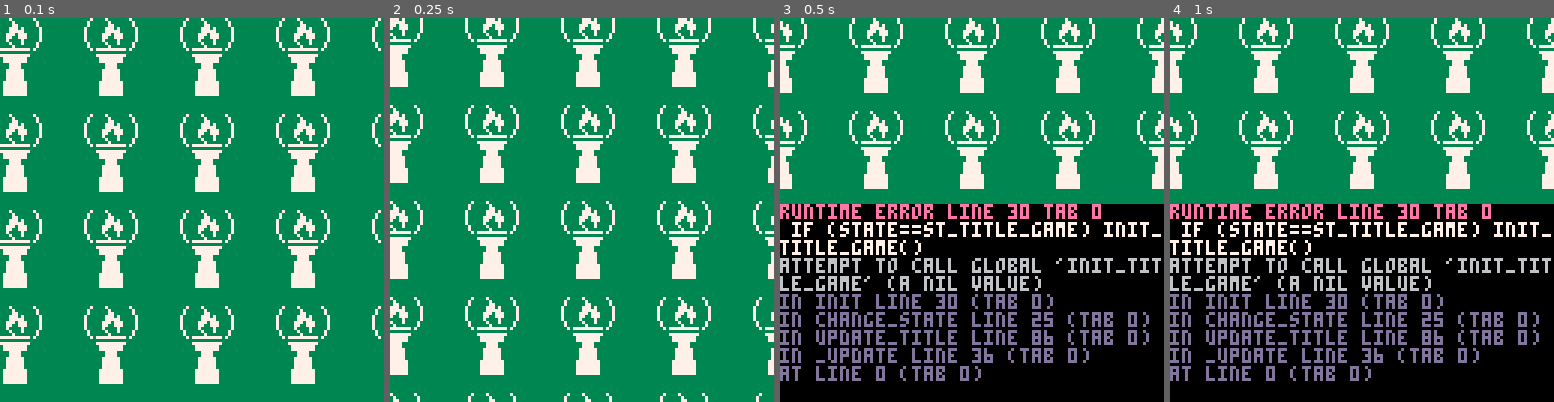
Above: before the commit, frames 1-4 (left to right).
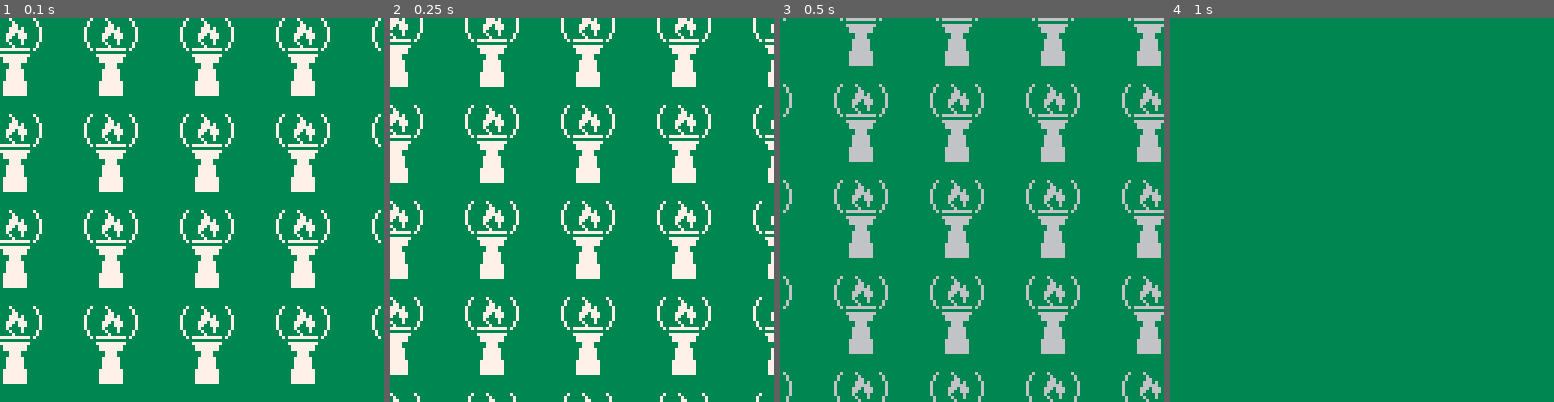
Above: after the commit, the same moments.

Repository: freeCodeCampGuam/GameDevBootcamp
Game: PICO-8 cartridge juicy-shooter.p8
Two runs of this game, one before a commit and one after it. Both use one fixed random seed, a clock stepped at 60 frames per second and the inputs below.
Inputs:
- Up to frame 1 (0.1 s): no input
- Up to frame 2 (0.25 s): no input
- Up to frame 3 (0.5 s): tap X (X key) at 0.33 s
- Up to frame 4 (1 s): tap O (Z key) at 0.7 s

Frames 1-2 are identical in both runs. In frame 3, 65% of the frame differs, in the area x 0-100%, y 0-100%; in frame 4, 59%.
Error before the commit: runtime error line 30 tab 0; if (state==st_title_game) init_title_game(); attempt to call global 'init_title_game' (a nil value)

Commit message:
wip transition

Diff:
--- a/juicy-shooter.p8
+++ b/juicy-shooter.p8
@@ -31,7 +31,8 @@
 function init()
  if (state==st_title) init_title()
  if (state==st_title_game) init_title_game()
- if (state==st_game) init_game()
+ -- handled in transition
+ -- if (state==st_game) init_game()
  if (state==st_game_over) init_game_over()
 end
 
@@ -165,7 +166,7 @@
 
 function draw_subtitle()
  local function lc()
-  printc('b o o t  c a m p',64,logo.sty,0)
+  printc('b o o t  c a m p',logo.stx,logo.sty,0)
  end
  draw_outline(lc, 7)
 end
@@ -183,12 +184,13 @@
 
 function init_logo()
  logo = {x=65 - (16*8)/2, y=-46,
-          dy=0, f=32,
+          dy=0, dx=0, f=32,
           bw=16*8-2, bh=4*8,
           w=16*8, h=4*8,
           g=3,
           sto=40}
  -- subtitle
+ logo.stx = 64
  logo.sty = logo.y+logo.sto
  -- start prompt
  logo.spy = 110+(logo.f-logo.y)/3
@@ -228,6 +230,52 @@
  end
  draw_outline(dp, bgc)
  dp(c)
+end
+
+--------------------
+---- transition ----
+--------------------
+
+function init_title_game()
+ old_t = t
+ init_game()
+ t = old_t
+ wave_c = 7
+end
+
+function update_title_game()
+ t+=0.8
+ wave_c -= .07
+
+ if wave_c < 6 then
+  logo.dx -= .3
+  logo.dy -= .3
+  logo.x += logo.dx
+  logo.y += logo.dy
+  logo.stx += logo.dx * 2
+  logo.sty = logo.y+logo.sto
+  logo.spy += 2
+ end
+
+
+ lcci = flr(lc-1)%#lcs+1
+
+ update_stars()
+end
+
+function draw_title_game()
+ draw_game()
+ cls(3) -- put cube thing after
+ if wave_c > 6 then
+  all_colors_to(wave_c)
+  draw_fccg_wave()
+  all_colors_to()
+ end
+
+ draw_subtitle()
+ draw_start_prompt(7, lcs[(lcci-2)%#lcs+1][2])
+ draw_logo()
+
 end
 
 -------------------
